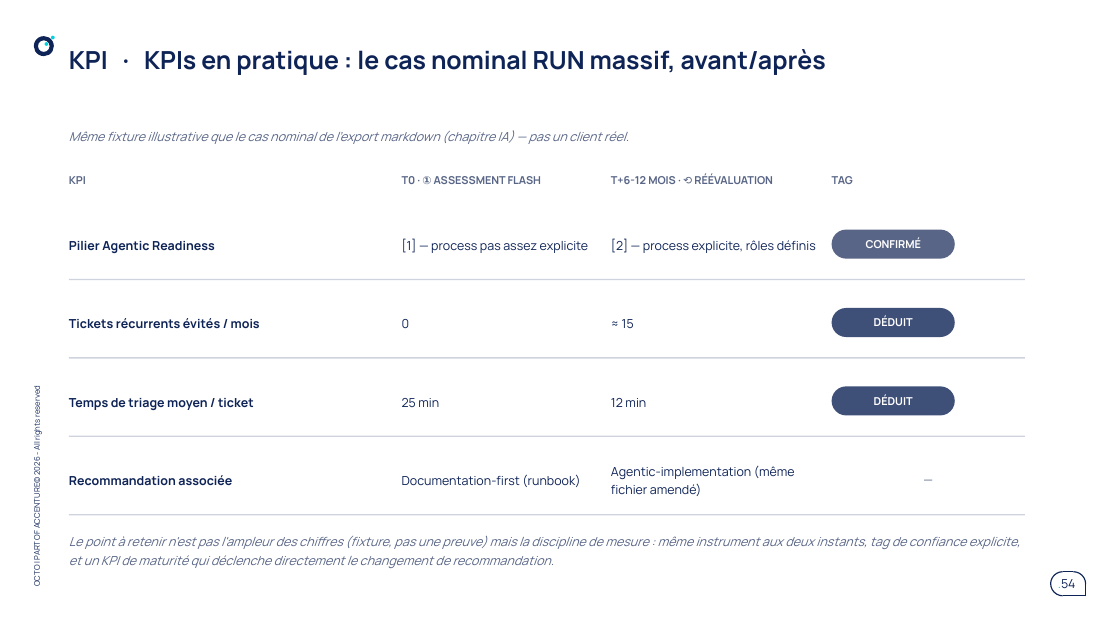
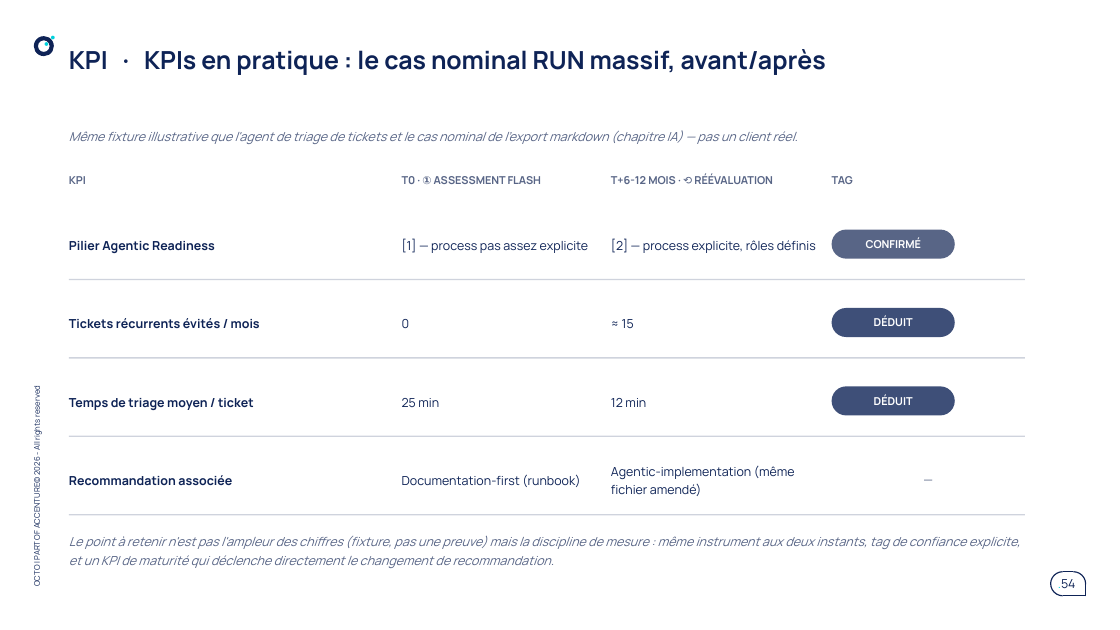
Before and after one commit to claudecamus-dot/Vscode3, a slide deck: slide 54 of docs/cadrage-ppt/bmad-iap-cadrage-synthese.pptx. Drawn at 1120x630 pixels with LibreOffice and Linux fonts; fonts in the diff are those of the drawing. Boxes give left, top, right and bottom in pixels: in the first picture for what was removed or moved away, otherwise in the second. Text is boxed around its words. In the diff, an @@ line names an element or a change of style, - is before the commit and + after.

```diff
--- a/docs/cadrage-ppt/bmad-iap-cadrage-synthese.pptx
+++ b/docs/cadrage-ppt/bmad-iap-cadrage-synthese.pptx
@@ text at [69,130,798,144]: text changed @@
-Même fixture illustrative que le cas nominal de l'export markdown (chapitre IA) — pas un client réel.
+Même fixture illustrative que l'agent de triage de tickets et le cas nominal de l'export markdown (chapitre IA) — pas un client réel.
```
Also in this commit, not shown: 3 other slides changed, 3 other files.
